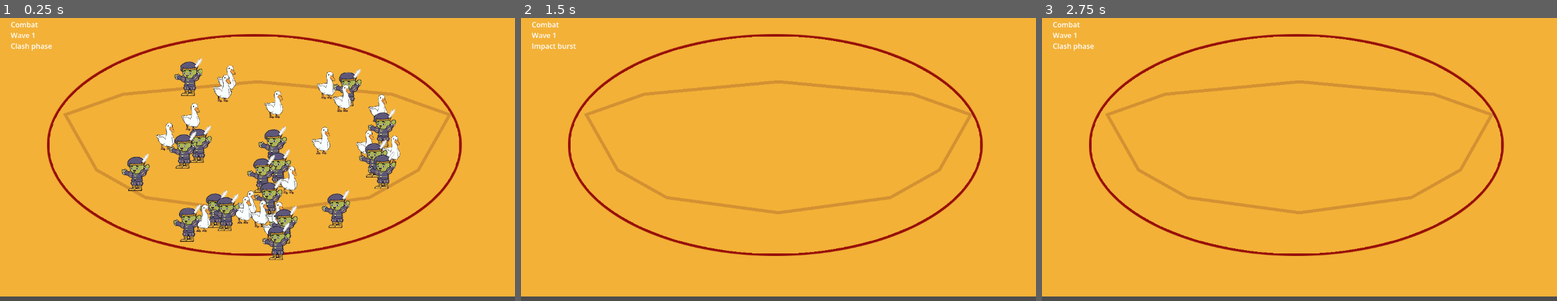
Above: before the commit, frames 1-3 (left to right).
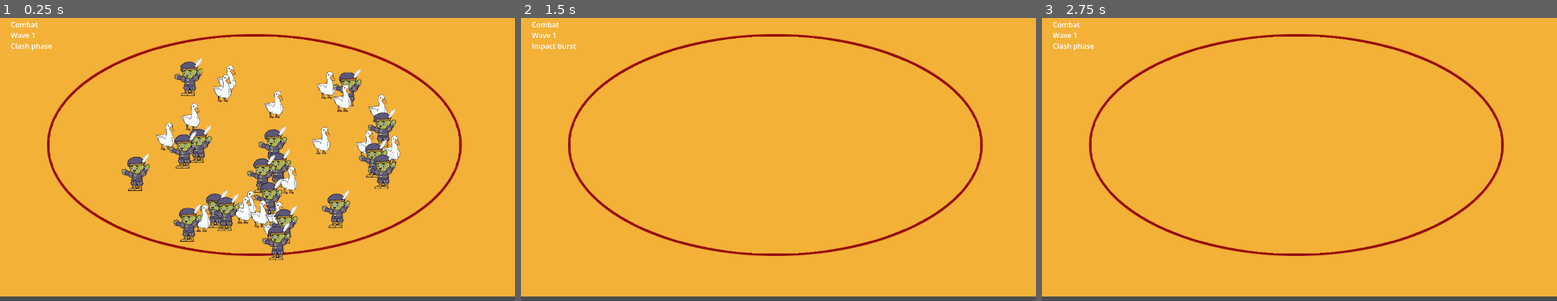
Above: after the commit, the same moments.

Repository: changingzhao-cpu/demo
Game: Godot game, scene res://scenes/main/main_scene.tscn
The game is run twice, just before and just after one commit, with the same random seed, the same clock (stepped at 60 frames per second) and the same inputs.
Inputs (mouse positions are in pixels of both pictures, inside the frame that each line leads up to):
- Up to frame 1 (0.25 s): no input
- Up to frame 2 (1.5 s): tap Enter at 0.5, 0.6 s; move the mouse to (891, 142) at 0.52 s; click (891, 142) at 0.67 s; move the mouse to (675, 170) at 1.27 s; tap Keypad Enter at 1.35 s; click (675, 170) at 1.42 s
- Up to frame 3 (2.75 s): tap Space at 2 s; move the mouse to (1351, 94) at 2.02 s; tap Enter at 2.1 s; click (1351, 94) at 2.17 s

The runs differ from the first frame. In frame 1, 1.3% of the frame differs, in the area x 12-88%, y 22-69%; in frame 2, 1.7%, in the area x 12-88%, y 22-70%; in frame 3, 1.7%.

Commit message:
Hide extra arena outline.
Co-Authored-By: Claude Sonnet 4.6 (1M context) <noreply@anthropic.com>

Diff:
--- a/scenes/battle/battle_scene.tscn
+++ b/scenes/battle/battle_scene.tscn
@@ -412,7 +412,7 @@
 z_index = -2
 
 [node name="ArenaRim" type="Line2D" parent="."]
-visible = true
+visible = false
 position = Vector2(640, 422)
 width = 7.0
 default_color = Color(0.51, 0.24, 0.16, 0.28)
--- a/tests/battle/test_battle_scene_side_angle_readability.gd
+++ b/tests/battle/test_battle_scene_side_angle_readability.gd
@@ -19,7 +19,7 @@
 	var arena_rim = instance.get_node_or_null("ArenaRim")
 	_assert_true(arena_shadow == null or (arena_shadow is CanvasItem and not arena_shadow.visible), "battle scene should keep ArenaShadow hidden when only ArenaFloor is used", failures)
 	_assert_true(arena_floor is CanvasItem and arena_floor.visible, "battle scene should expose a visible ArenaFloor node for arena readability", failures)
-	_assert_true(arena_rim is CanvasItem and arena_rim.visible, "battle scene should expose a visible ArenaRim node for arena boundary readability", failures)
+	_assert_true(arena_rim == null or (arena_rim is CanvasItem and not arena_rim.visible), "battle scene should keep ArenaRim hidden when the floor texture already contains the arena outline", failures)
 	_assert_true(arena_floor is Sprite2D, "ArenaFloor should render as a Sprite2D when using the arena floor asset directly", failures)
 	if arena_floor is Sprite2D:
 		_assert_true(arena_floor.texture != null, "ArenaFloor should render with the arena floor texture", failures)
